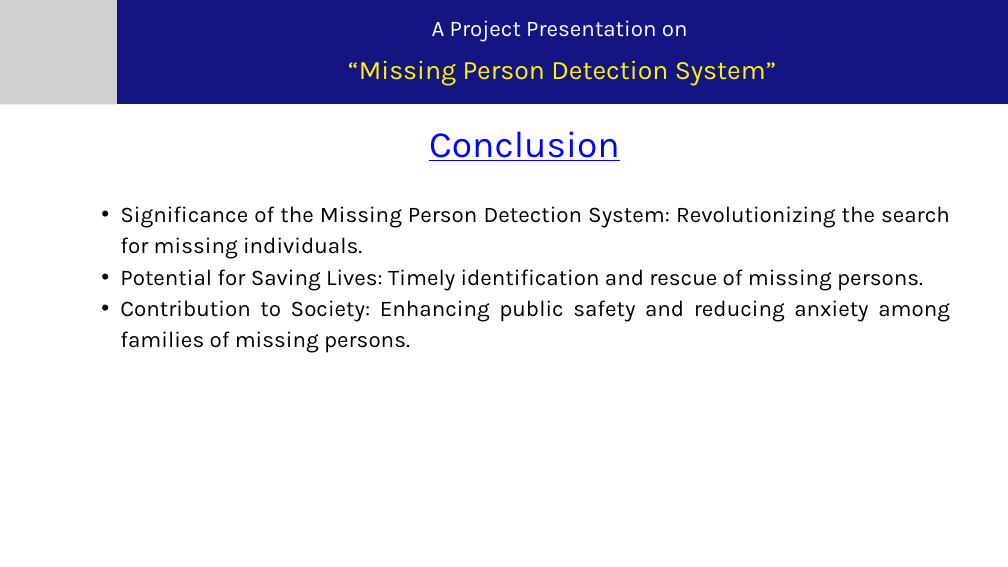
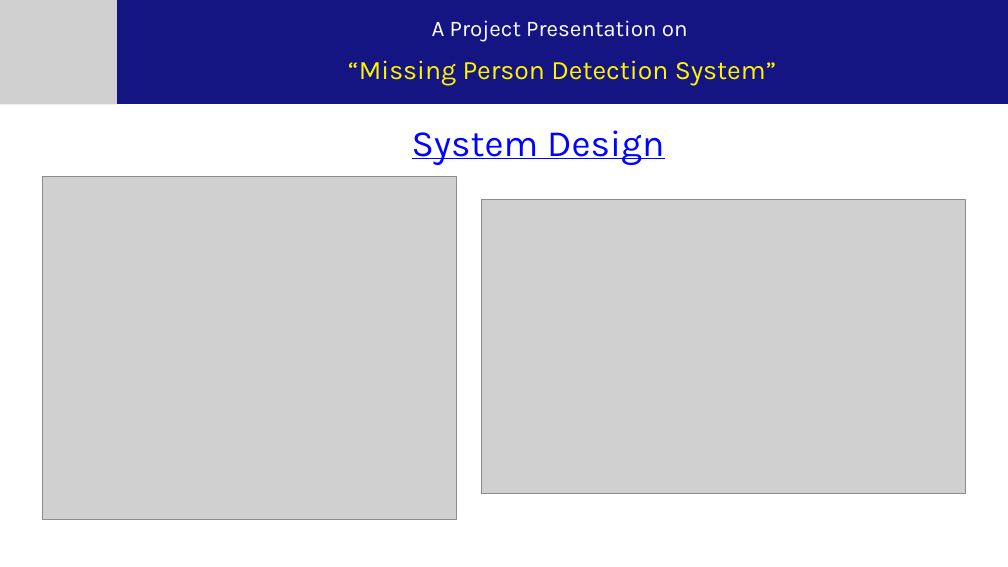
Before and after one commit to thegeek36/Missing-Person-Detection-System, a slide deck: slide 10 of Documentation/7th Semester Project Presentation.pptx (slide 12 before the commit). Drawn at 1008x567 pixels with LibreOffice and Linux fonts; fonts in the diff are those of the drawing; grey boxes stand for pictures. Boxes give left, top, right and bottom in pixels: in the first picture for what was removed or moved away, otherwise in the second. Text is boxed around its words. In the diff, an @@ line names an element or a change of style, - is before the commit and + after.

```diff
--- a/Documentation/7th Semester Project Presentation.pptx
+++ b/Documentation/7th Semester Project Presentation.pptx
@@ text added at box(412, 130, 664, 165), 53 pt, text #0003FF, underline @@
+System Design
@@ text removed at box(429, 131, 620, 161) @@
-Conclusion
@@ picture added at box(42, 176, 456, 519) @@
@@ text removed at box(120, 206, 950, 353) @@
-  • Significance of the Missing Person Detection System: Revolutionizing the search for missing individuals.
-  • Potential for Saving Lives: Timely identification and rescue of missing persons.
-  • Contribution to Society: Enhancing public safety and reducing anxiety among families of missing persons.
@@ picture added at box(481, 200, 965, 493) @@
```
Also in this commit, not shown: 9 other slides changed, 3 slides added, 14 other files.
